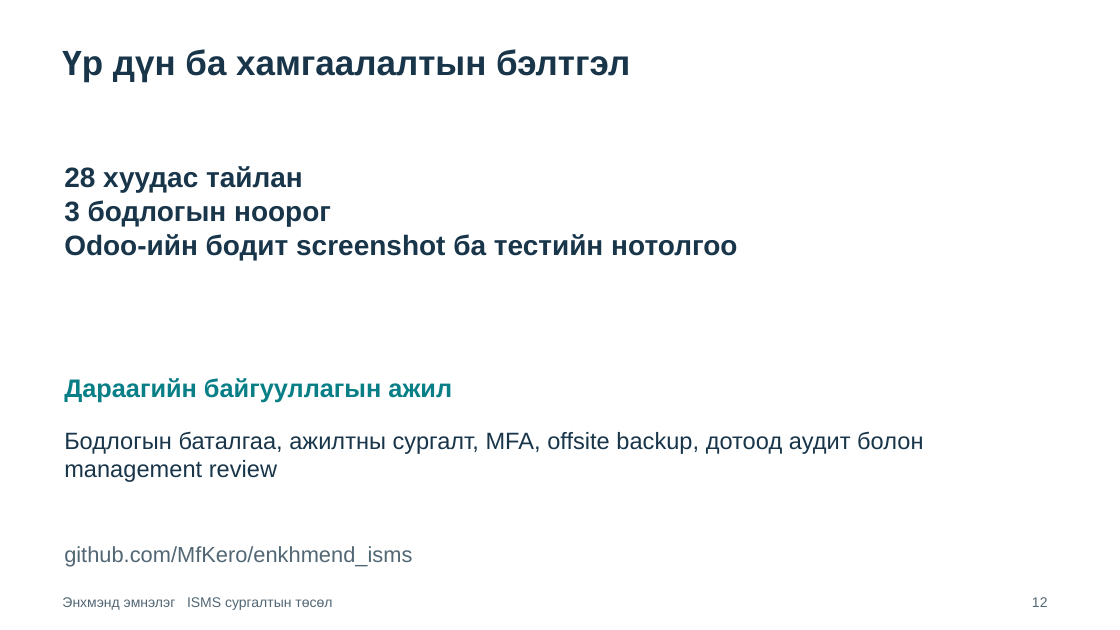
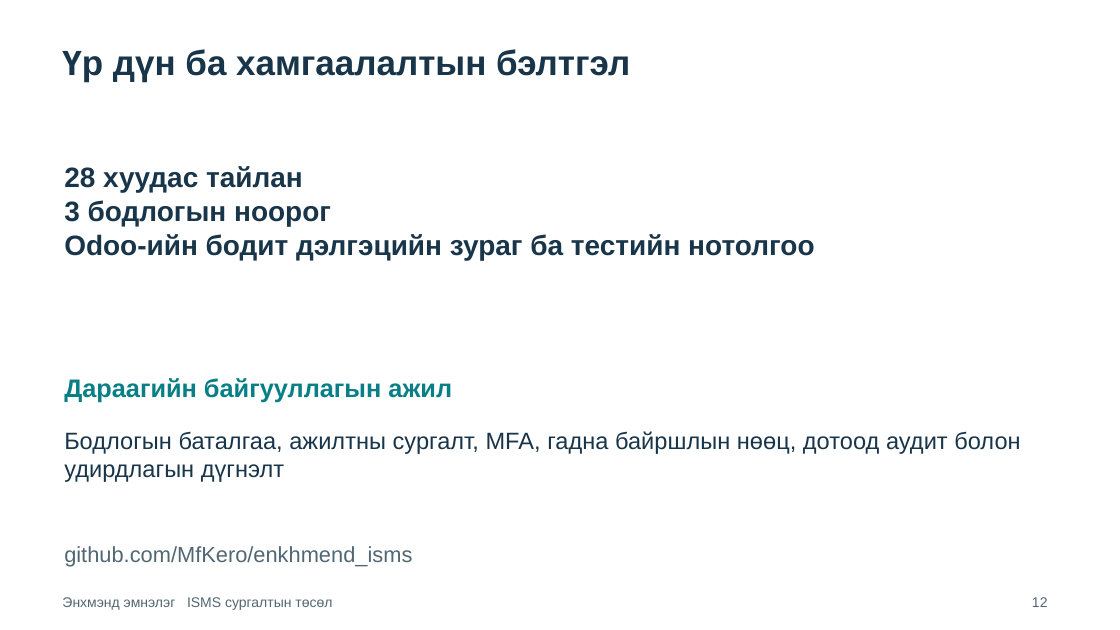
Before and after one commit to MfKero/enkhmend_isms, a slide deck: slide 12 of deliverables/Enkhmend-ISMS-Presentation.pptx. Drawn at 1120x630 pixels with LibreOffice and Linux fonts; fonts in the diff are those of the drawing. Boxes give left, top, right and bottom in pixels: in the first picture for what was removed or moved away, otherwise in the second. Text is boxed around its words. In the diff, an @@ line names an element or a change of style, - is before the commit and + after.

```diff
--- a/deliverables/Enkhmend-ISMS-Presentation.pptx
+++ b/deliverables/Enkhmend-ISMS-Presentation.pptx
@@ text at (64, 234, 814, 260): text changed @@
-Odoo-ийн бодит screenshot ба тестийн нотолгоо
+Odoo-ийн бодит дэлгэцийн зураг ба тестийн нотолгоо
@@ text at (64, 431, 1020, 482): text changed @@
-Бодлогын баталгаа, ажилтны сургалт, MFA, offsite backup, дотоод аудит болон management review
+Бодлогын баталгаа, ажилтны сургалт, MFA, гадна байршлын нөөц, дотоод аудит болон удирдлагын дүгнэлт
```
Also in this commit, not shown: 10 other slides changed, 29 other files.
